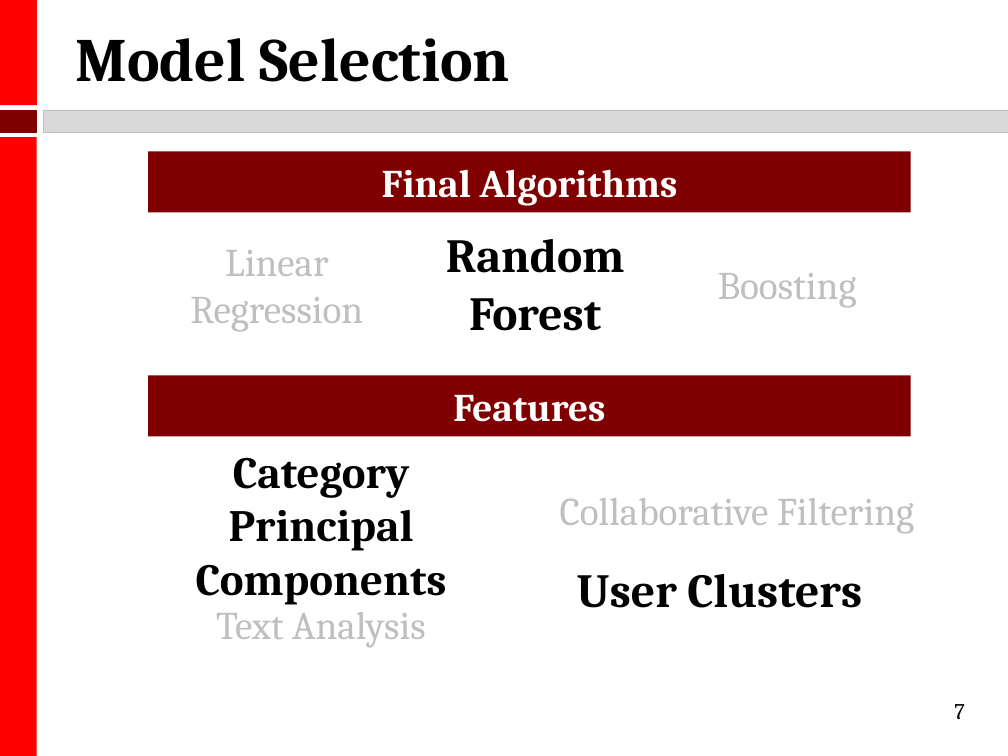
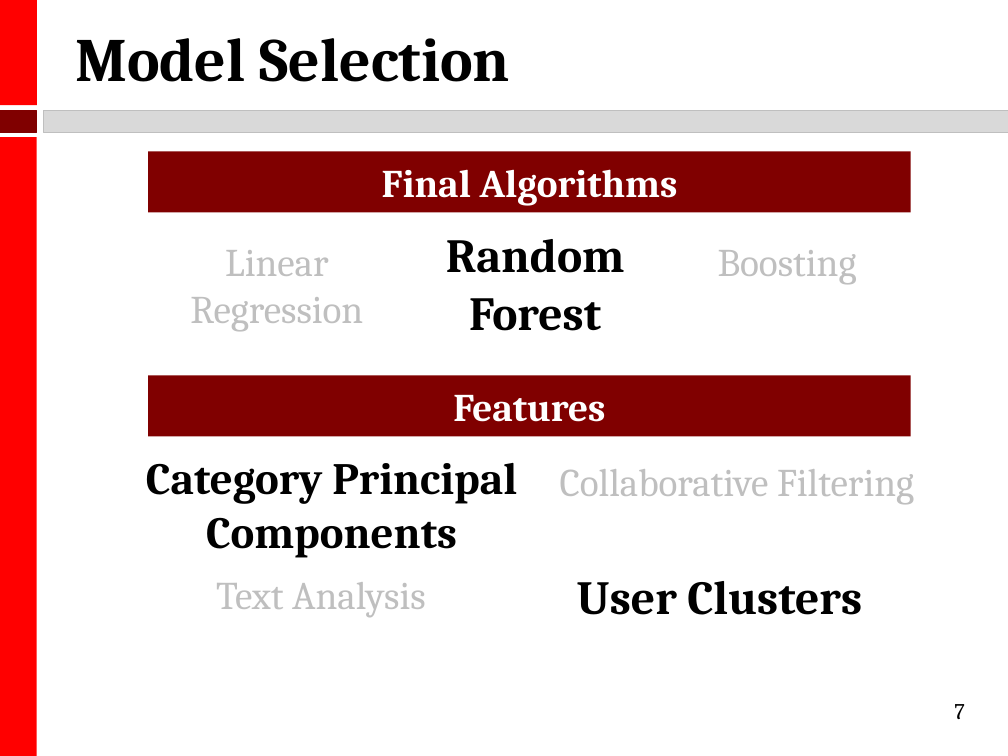
Before and after one commit to kmhoo/AdvancedMLProject, a slide deck: slide 7 of advML_final_presentation.pptx. Drawn at 1008x756 pixels with LibreOffice and Linux fonts; fonts in the diff are those of the drawing. Boxes give left, top, right and bottom in pixels: in the first picture for what was removed or moved away, otherwise in the second. Text is boxed around its words. In the diff, an @@ line names an element or a change of style, - is before the commit and + after.

```diff
--- a/advML_final_presentation.pptx
+++ b/advML_final_presentation.pptx
@@ text "Boosting": place and size @@
-text "Boosting" at box(717, 273, 856, 304)
+text "Boosting" at box(717, 250, 856, 281)
@@ text "Category Principal Components" rewrapped from box(148, 438, 494, 612) to box(146, 463, 517, 547) @@
@@ text "Collaborative Filtering": place and size @@
-text "Collaborative Filtering" at box(560, 498, 914, 533)
+text "Collaborative Filtering" at box(560, 469, 914, 504)
@@ text "Text Analysis" rewrapped from box(217, 600, 427, 645) to box(216, 582, 426, 617) @@
@@ text "User Clusters": place and size @@
-text "User Clusters" at box(632, 574, 862, 608)
+text "User Clusters" at box(632, 581, 862, 615)
```
Also in this commit, not shown: 3 other slides changed.
